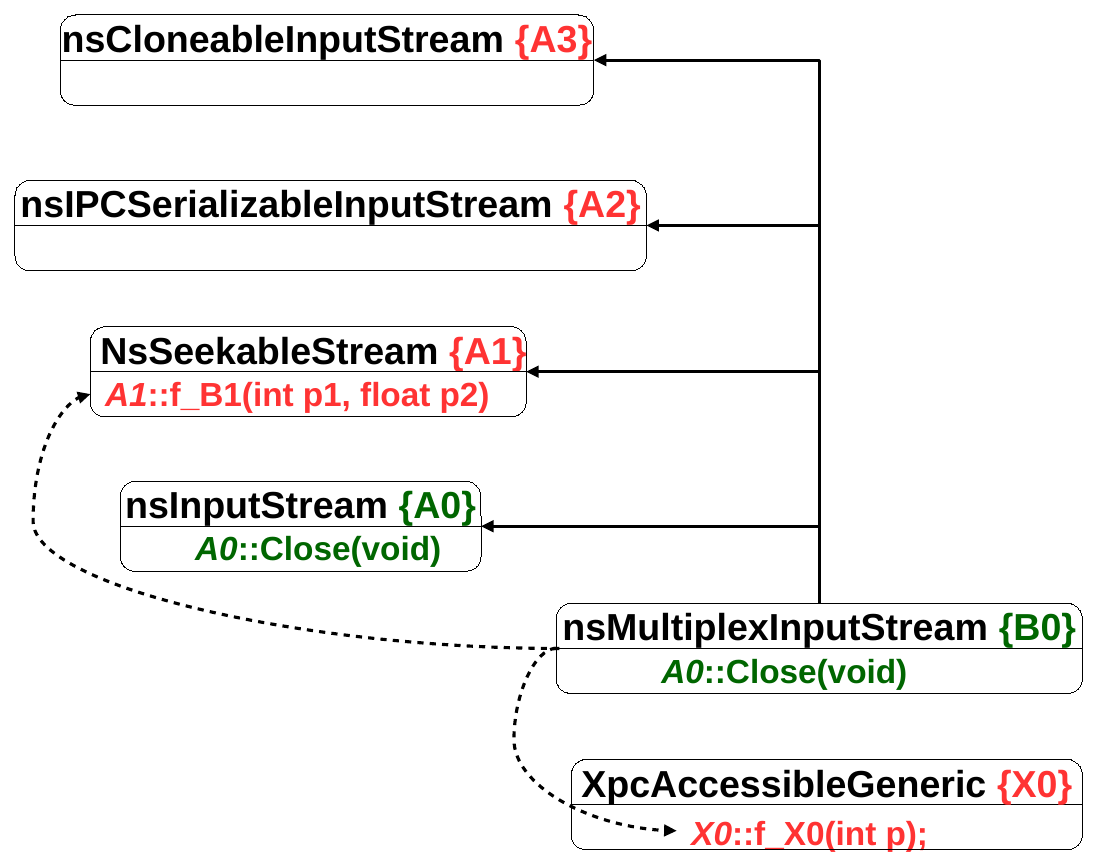
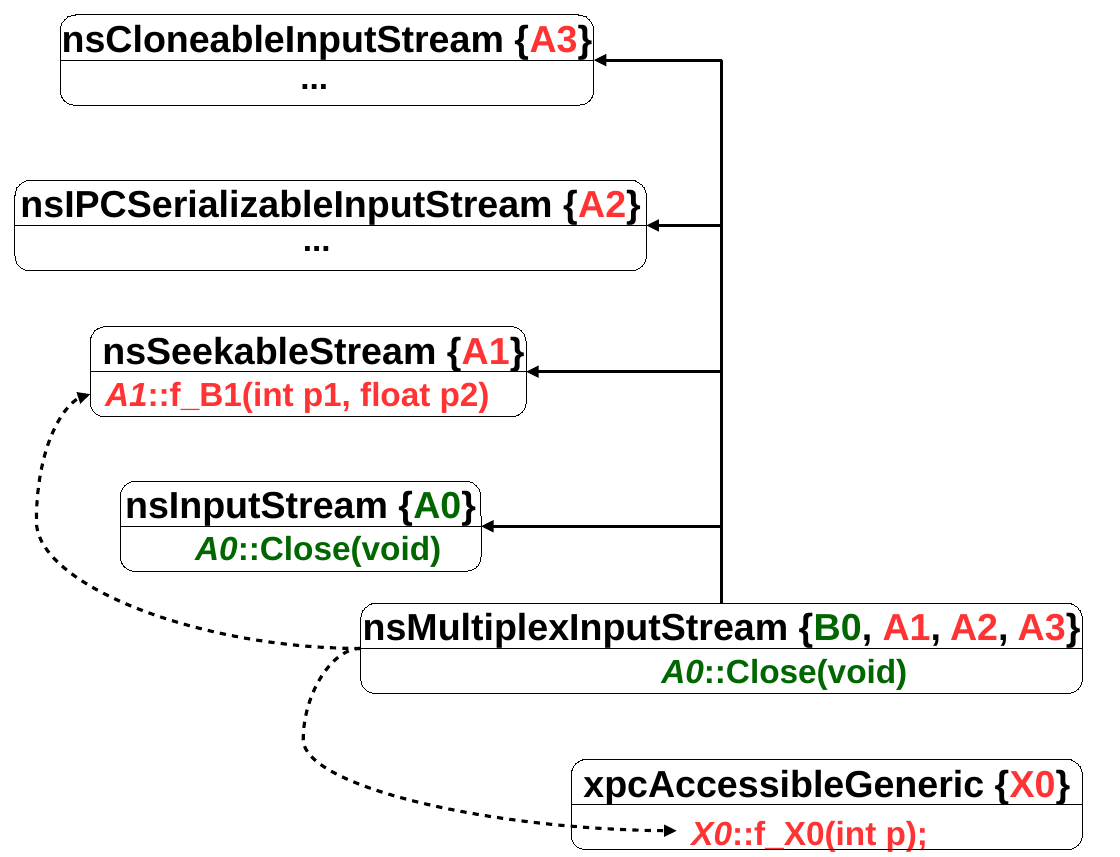
Before and after one commit to IntRepair/tauCFI, a slide deck: slide 1 of Master_ThesisTemplate/figures/class_hierarchy.odp. Drawn at 1120x857 pixels with LibreOffice and Linux fonts; fonts in the diff are those of the drawing. Boxes give left, top, right and bottom in pixels: in the first picture for what was removed or moved away, otherwise in the second. Text is boxed around its words. In the diff, an @@ line names an element or a change of style, - is before the commit and + after.

```diff
--- a/Master_ThesisTemplate/figures/class_hierarchy.odp
+++ b/Master_ThesisTemplate/figures/class_hierarchy.odp
@@ rounded rectangle "nsCloneableInputStream {A3}" at [60,15,594,105]: text colour #FF3333 to #000000 in "{A3}" @@
@@ text added at [286,48,343,105], 16 pt, text #000000, bold @@
+...
@@ elbow arrow moved from (819, 603) - (594, 60) to (722, 603) - (594, 60) @@
@@ rounded rectangle "nsIPCSerializableInputStream {A2}" at [15,180,646,271]: text colour #FF3333 to #000000 in "{A2}" @@
@@ text added at [289,210,346,278], 16 pt, text #000000, bold @@
+...
@@ elbow arrow moved from (819, 603) - (646, 226) to (722, 603) - (646, 226) @@
@@ text in rounded rectangle at [102,334,525,371]: text changed @@
-NsSeekableStream {A1}
+nsSeekableStream {A1}
@@ elbow arrow moved from (819, 603) - (526, 371) to (722, 603) - (526, 371) @@
@@ curved arrow moved from (559, 648) - (90, 394) to (361, 648) - (90, 394) @@
@@ rounded rectangle "nsInputStream {A0}" at [120,481,481,571]: text colour #006600 to #000000 in "{A0}" @@
@@ elbow arrow moved from (819, 603) - (481, 526) to (722, 603) - (481, 526) @@
@@ rounded rectangle "nsMultiplexInputStream {B0, A1, A2, A3}": place and size @@
-rounded rectangle "nsMultiplexInputStream {B0, A1, A2, A3}" at [556,603,1082,693]
+rounded rectangle "nsMultiplexInputStream {B0, A1, A2, A3}" at [361,603,1082,693]
@@ text in rounded rectangle at [363,611,1081,648]: text changed @@
-nsMultiplexInputStream {B0}
+nsMultiplexInputStream {B0, A1, A2, A3}
@@ curved arrow moved from (556, 648) - (677, 831) to (361, 648) - (677, 831) @@
@@ line moved from (559, 648) - (1082, 648) to (361, 648) - (1082, 648) @@
@@ text in rounded rectangle at [583,769,1071,804]: text changed @@
-XpcAccessibleGeneric {X0}
+xpcAccessibleGeneric {X0}
```
Also in this commit, not shown: 15 other files.
